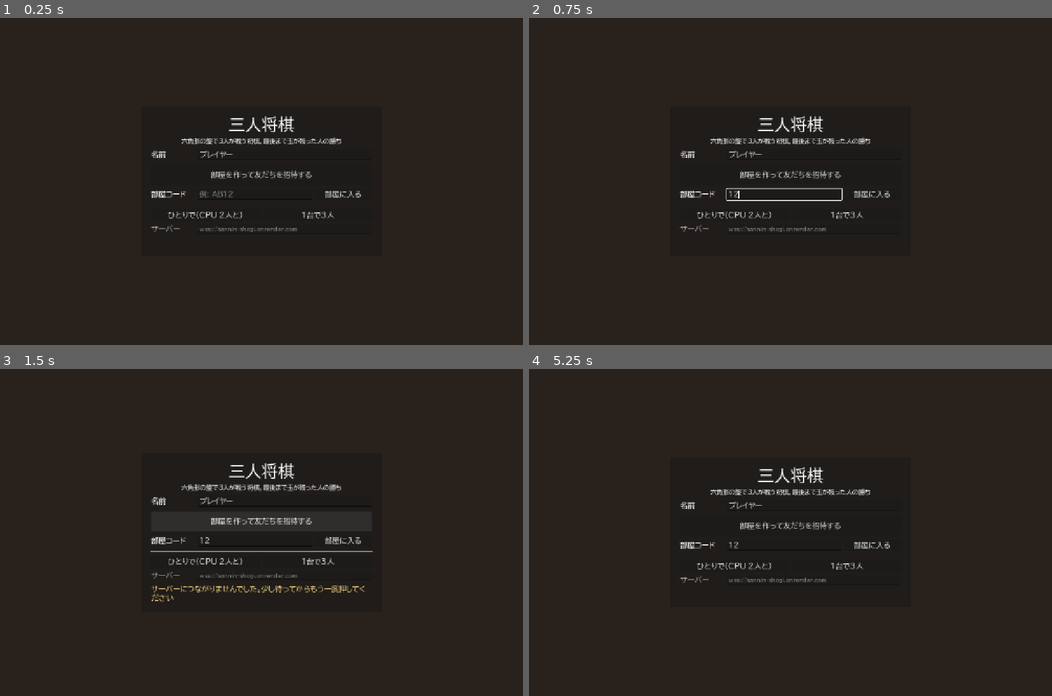
Above: before the commit, frames 1-4 (two rows, left to right).
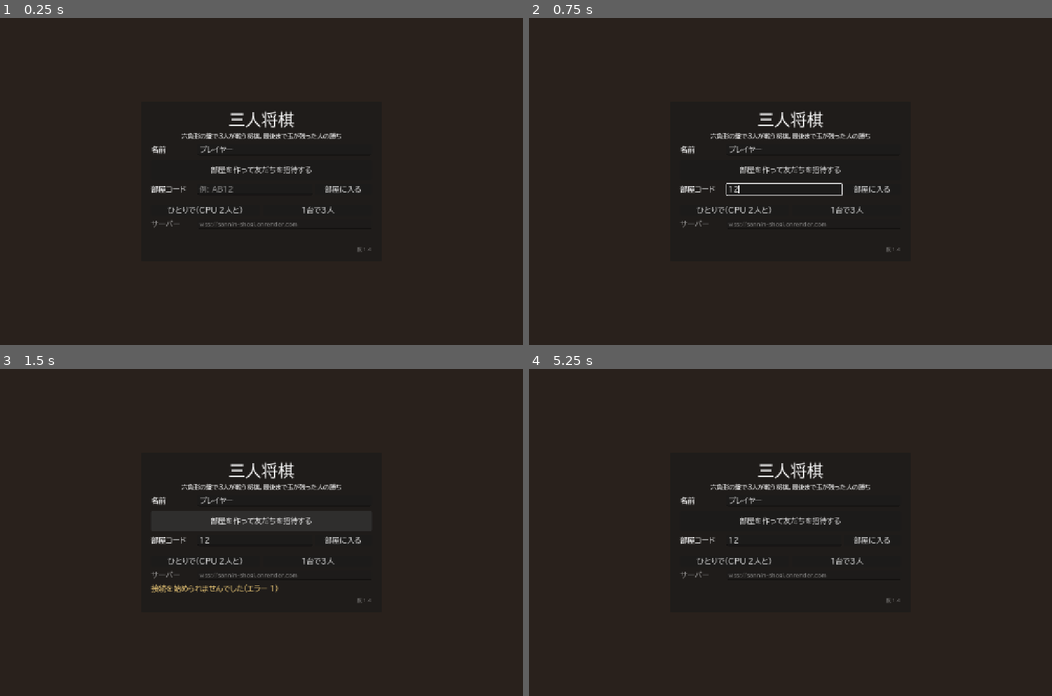
Above: after the commit, the same moments.

Repository: mittsuhinata-hue/sannin-shogi
Game: Godot game, scene res://scenes/main.tscn
Same seed, same stepped clock (60 frames per second), same inputs: the game is played once before the commit and once after it.
Inputs (mouse positions are in pixels of both pictures, inside the frame that each line leads up to):
- Up to frame 1 (0.25 s): no input
- Up to frame 2 (0.75 s): click (785, 194) at 0.52 s; type "12" at 0.6 s
- Up to frame 3 (1.5 s): click "部屋を作って友だちを招待する" at 1.25 s
- Up to frame 4 (5.25 s): click "部屋を作って友だちを招待する" at 2 s; click "部屋に入る" at 2.75 s; click "ひとりで（CPU 2人と）" at 3.5 s; click "投了" at 4.25 s; click "タイトルへ" at 5 s

The runs differ from the first frame. In frame 1, 2.7% of the frame differs, in the area x 28-71%, y 28-72%; in frame 2, 3.0%; in frame 3, 1.8%; in frame 4, 2.6%.

Commit message:
タイトル画面に版の番号と入力の案内を出す
Co-Authored-By: Claude Opus 5.5 <noreply@anthropic.com>

Diff:
--- a/scripts/main.gd
+++ b/scripts/main.gd
@@ -6,6 +6,7 @@
 const BoardView = preload("res://scripts/board_view.gd")
 const UiFont = preload("res://scripts/ui_font.gd")
 const SETTINGS_PATH := "user://settings.cfg"
+const VERSION := "1.4"   ## 直すたびに上げる（友だちの画面が新しいか見分けるため）
 
 var _font: Font
 
@@ -290,7 +291,16 @@
 	_status = Label.new()
 	_status.autowrap_mode = TextServer.AUTOWRAP_WORD_SMART
 	_status.add_theme_color_override("font_color", Color(1.0, 0.85, 0.5))
+	if OS.has_feature("web"):
+		_status.text = "名前や部屋コードは、欄を押すと入力画面が出ます"
 	v.add_child(_status)
+
+	var ver := Label.new()
+	ver.text = "版 %s" % VERSION
+	ver.horizontal_alignment = HORIZONTAL_ALIGNMENT_RIGHT
+	ver.add_theme_font_size_override("font_size", 12)
+	ver.modulate = Color(1, 1, 1, 0.45)
+	v.add_child(ver)
 
 
 func _row(label: String, ctl: Control) -> Control:
Not shown, changed: docs/index.pck
